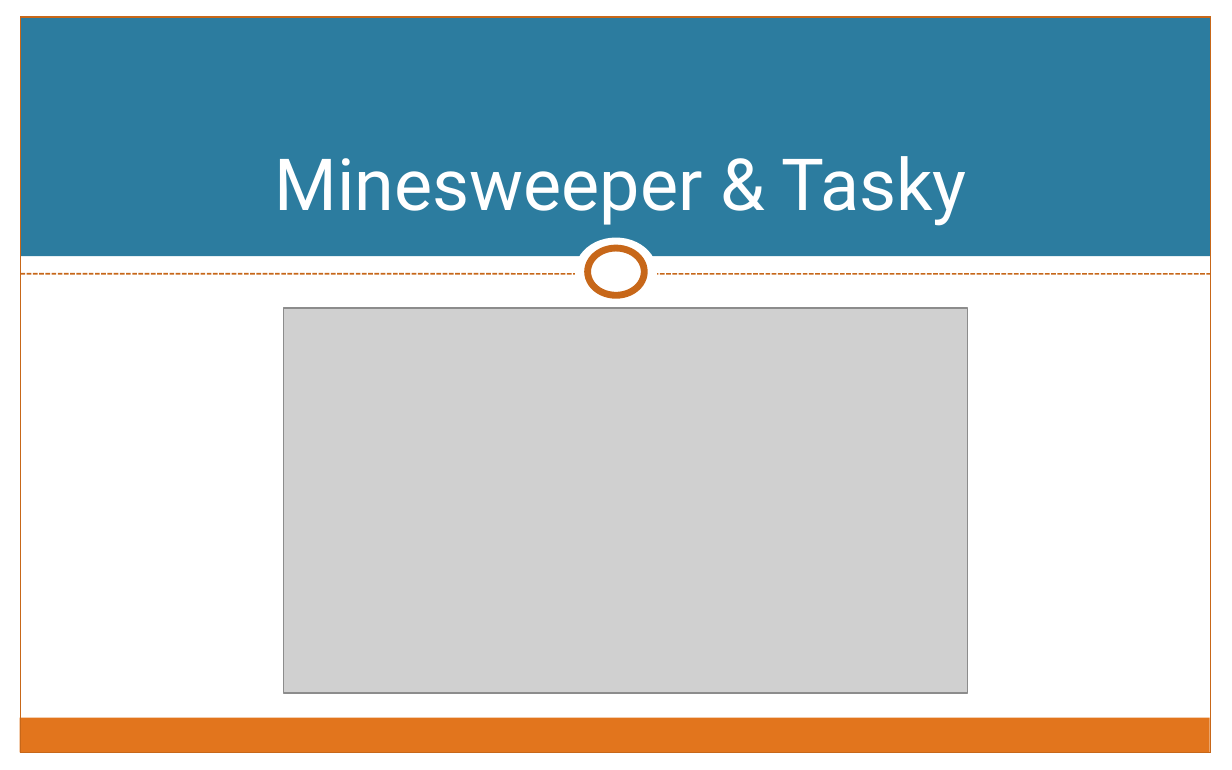
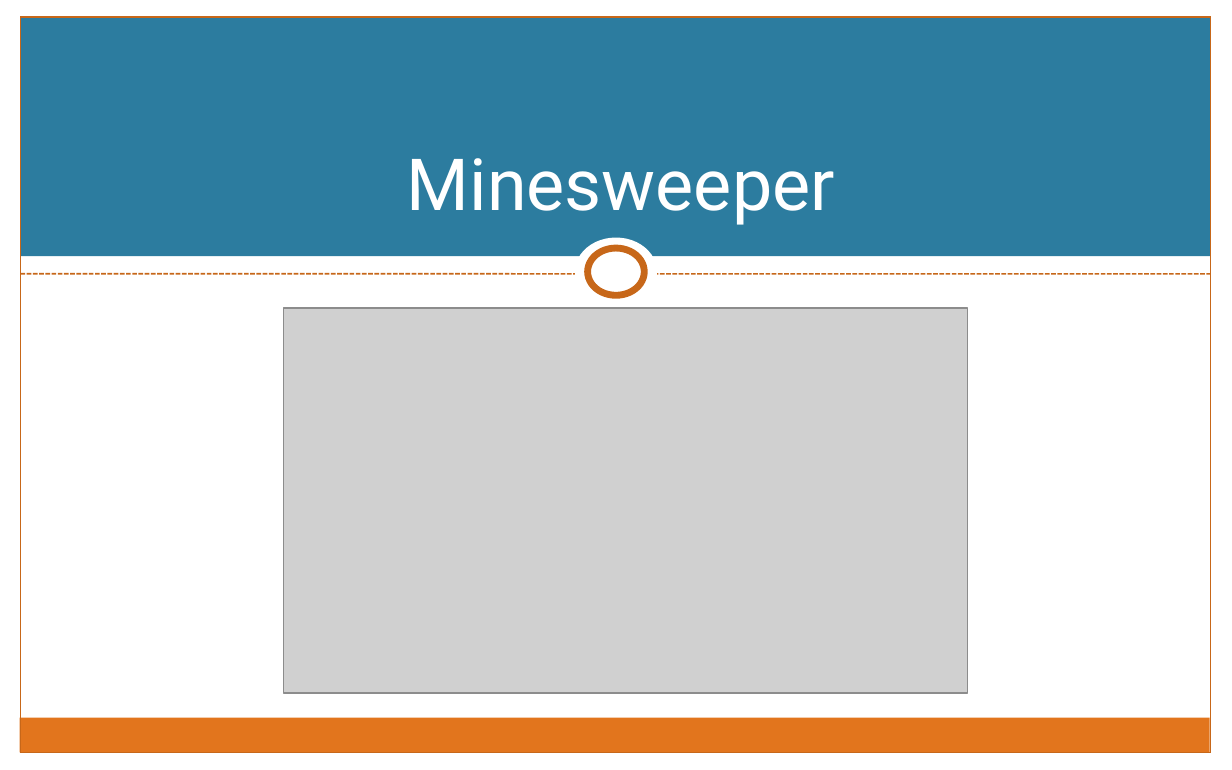
Before and after one commit to rachelblasucci/Current-Talks, a slide deck: slide 19 of Intro to Xamarin F#/F#-iOS.pptx (slide 18 before the commit). Drawn at 1232x770 pixels with LibreOffice and Linux fonts; fonts in the diff are those of the drawing; grey boxes stand for pictures. Boxes give left, top, right and bottom in pixels: in the first picture for what was removed or moved away, otherwise in the second. Text is boxed around its words. In the diff, an @@ line names an element or a change of style, - is before the commit and + after.

```diff
--- a/Intro to Xamarin F#/F#-iOS.pptx
+++ b/Intro to Xamarin F#/F#-iOS.pptx
@@ title at (407, 158, 835, 225): text changed @@
-Minesweeper & Tasky
+Minesweeper
```
Also in this commit, not shown: 11 other slides changed, 3 slides added, 2 slides removed, 55 other files.
